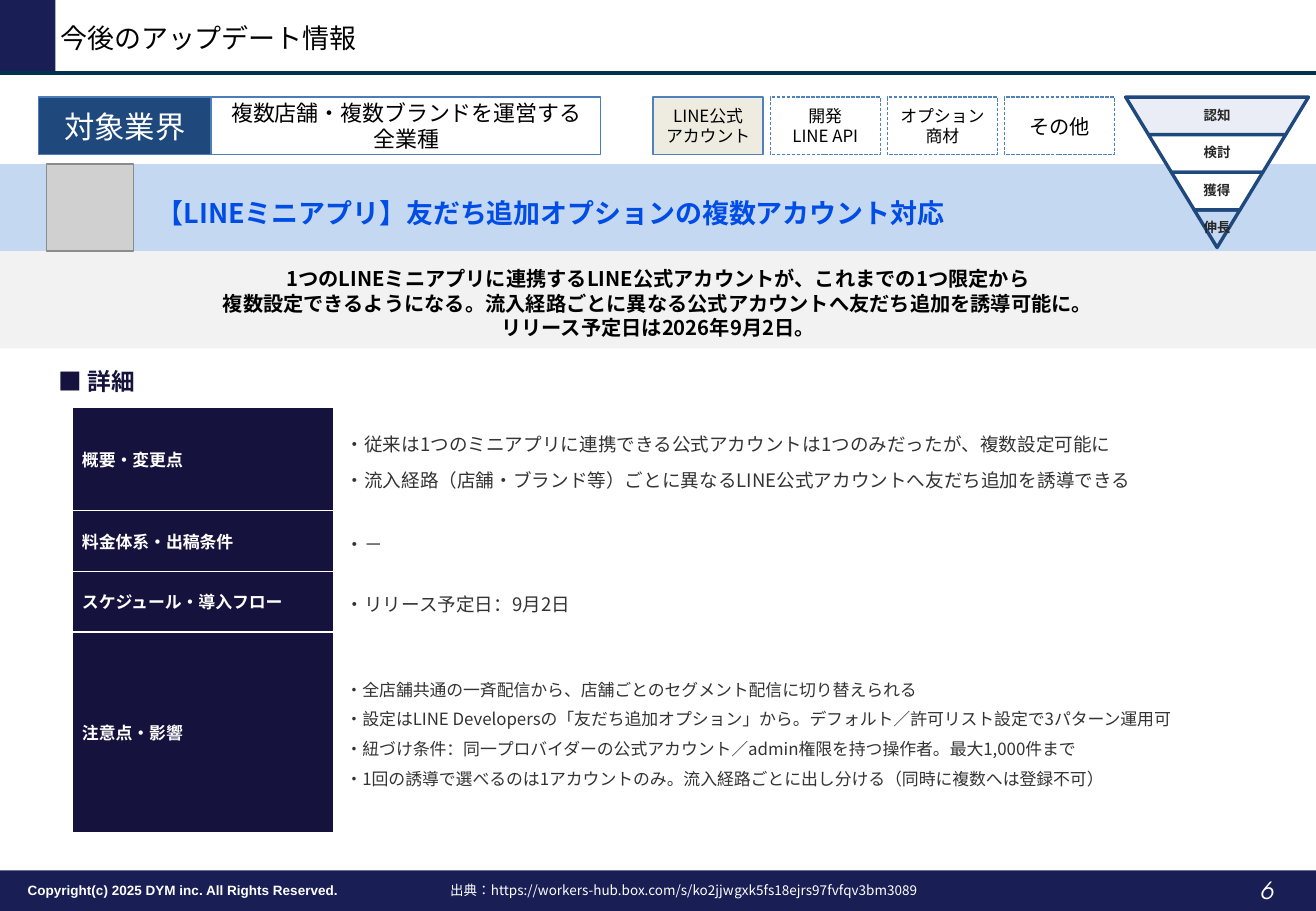
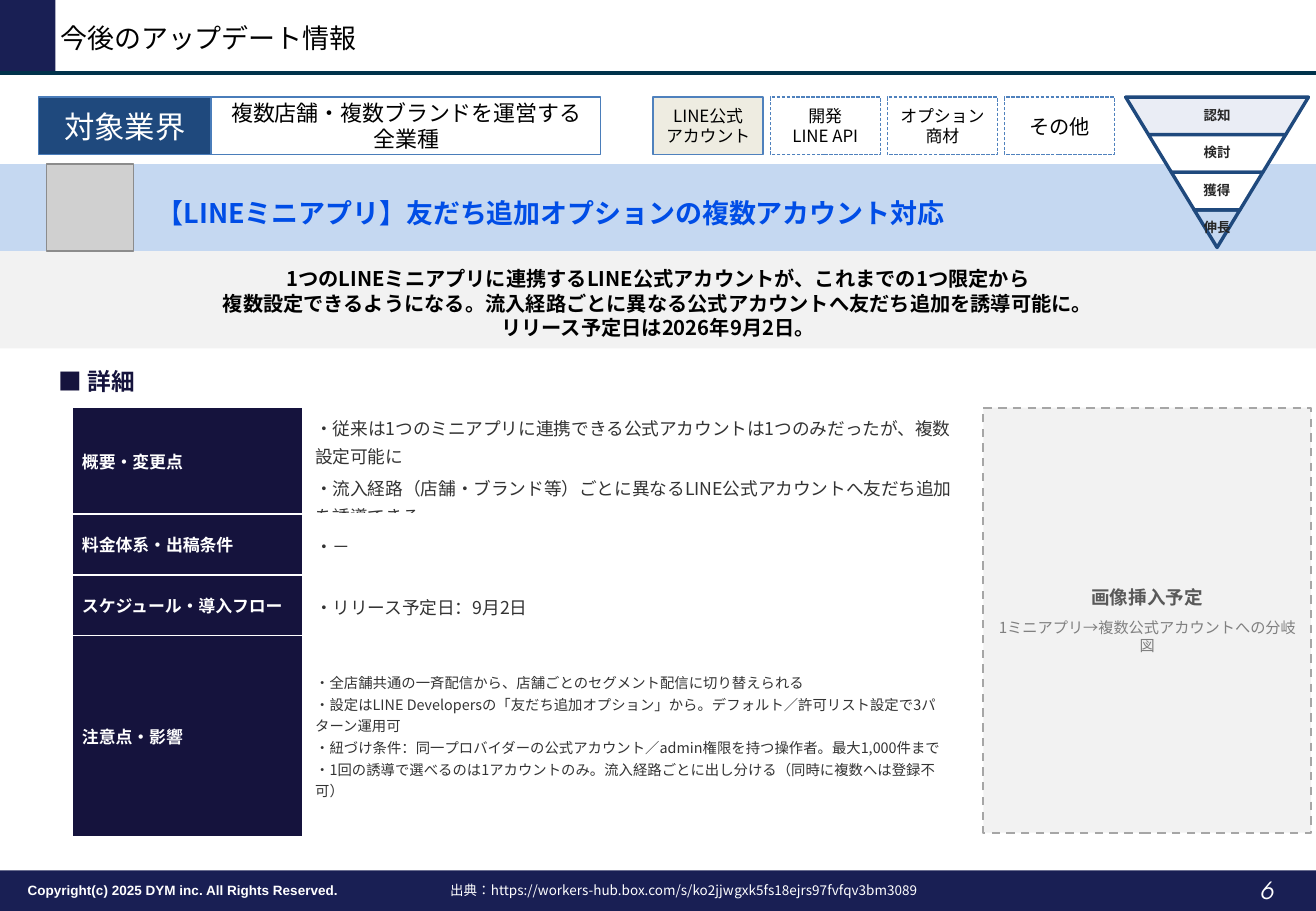
Before and after one commit to tonomura-r-dev/folder, a slide deck: slide 6 of LINEOA媒体最新情報_2026年9月トレンドレポート.pptx. Drawn at 1316x911 pixels with LibreOffice and Linux fonts; fonts in the diff are those of the drawing; grey boxes stand for pictures; background and template pictures are left out. Boxes give left, top, right and bottom in pixels: in the first picture for what was removed or moved away, otherwise in the second. Text is boxed around its words. In the diff, an @@ line names an element or a change of style, - is before the commit and + after.

```diff
--- a/LINEOA媒体最新情報_2026年9月トレンドレポート.pptx
+++ b/LINEOA媒体最新情報_2026年9月トレンドレポート.pptx
@@ table at <box>73,408,966,834</box> @@
@@ size 11 to 10.5 pt in "・従来は1つのミニアプリに連携できる公式アカウントは1つのみだったが、複数設定可能に", "・流入経路（店舗・ブランド等）ごとに異なるLINE公式アカウントへ友だち追加を誘導できる", "・－", "・リリース予定日：9月2日" @@
@@ size 10 to 8.5 pt in "・全店舗共通の一斉配信から、店舗ごとのセグメント配信に切り替えられる", "・設定はLINE Developersの「友だち追加オプション」から。デフォルト／許可リスト設定で3パターン運用可", "・紐づけ条件：同一プロバイダーの公式アカウント／admin権限を持つ操作者。最大1,000件まで", "・1回の誘導で選べるのは1アカウントのみ。流入経路ごとに出し分ける（同時に複数へは登録不可）" @@
@@ line spacing 1.15 to 1.1 @@
@@ less space between paragraphs @@
@@ line spacing 1.08 to 1 @@
@@ table: place and size @@
-table at <box>73,408,1312,834</box>
+table at <box>73,408,966,834</box>
@@ rectangle added at <box>984,408,1312,834</box>, fill #F2F2F2, outline #A6A6A6 1.25 pt dashed, 9 pt, text #808080 @@
+画像挿入予定
+1ミニアプリ→複数公式アカウントへの分岐図
```
Also in this commit, not shown: 5 other slides changed, 3 other files.
